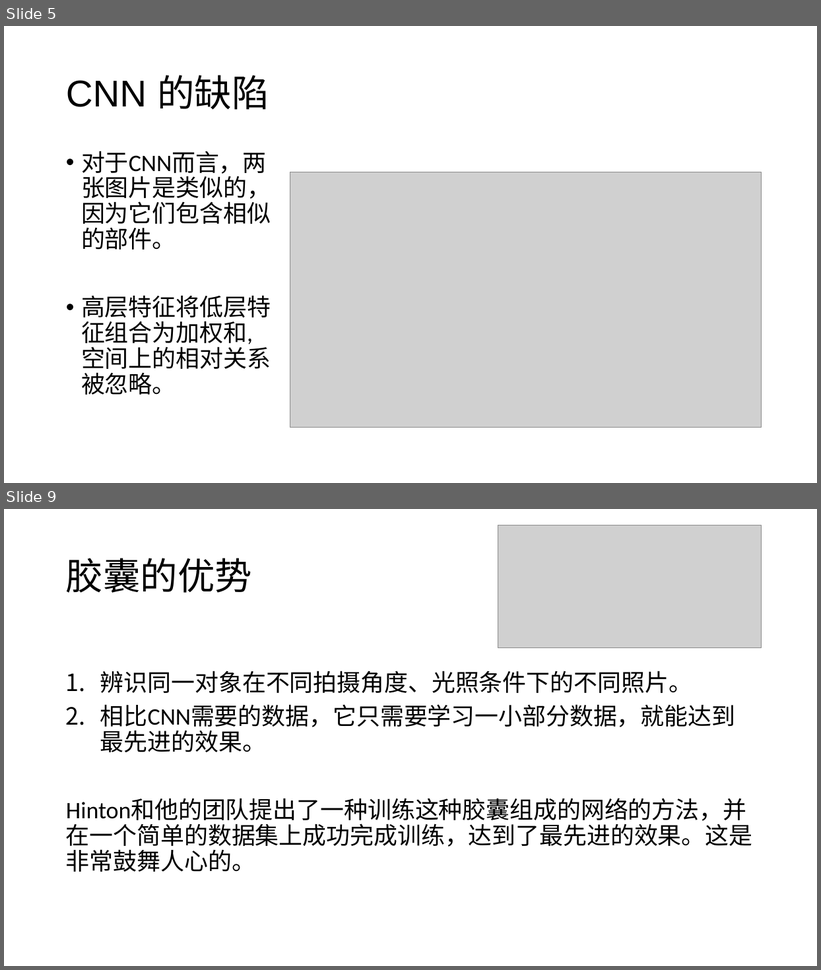
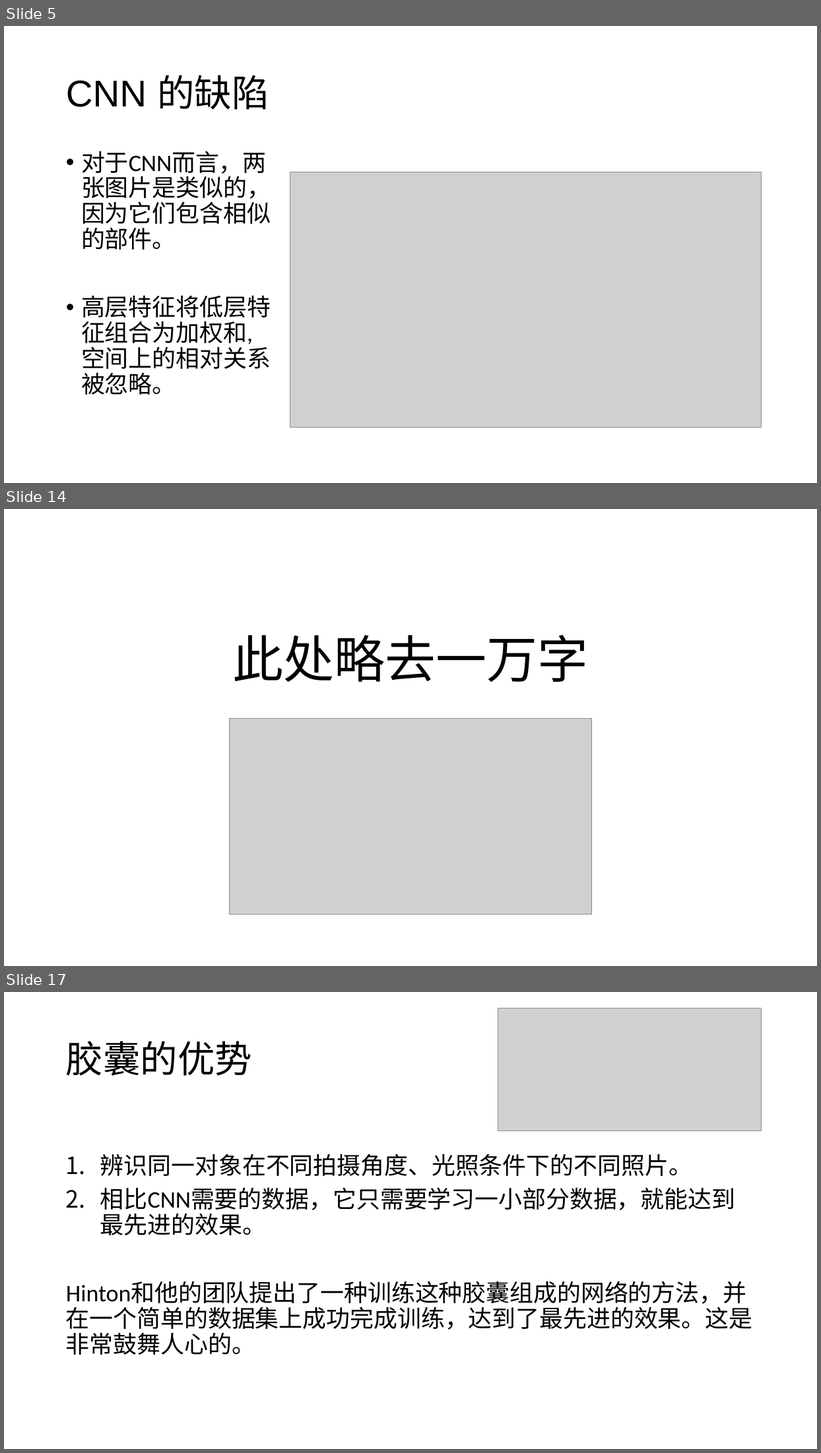
Before and after one commit to foamliu/Learning-DL, a slide deck: capsnet/CapsNet.pptx. Shown one above the other, each under a label of ours: slides 5 and 9 before the commit, slides 5, 14 and 17 after it; the slides between them are not shown. The pictures are 821x970 and 821x1453 pixels, drawn with LibreOffice and Linux fonts; fonts in the diff are those of the drawing; grey boxes stand for pictures. Boxes give left, top, right and bottom in pixels: in the first picture for what was removed or moved away, otherwise in the second. Text is boxed around its words. In the diff, an @@ line names an element or a change of style, - is before the commit and + after.

```diff
--- a/capsnet/CapsNet.pptx
+++ b/capsnet/CapsNet.pptx
@@ slide 14 added at (4, 509, 817, 966), background #FFFFFF @@
@@ title added at (232, 635, 588, 682), 60 pt, text #000000 @@
+此处略去一万字
@@ picture added at (229, 718, 592, 915) @@
@@ what was slide 9 is now slide 17 @@
```
Also in this commit, not shown: 5 slides changed, 9 other slides added, 2 slides removed, 1 other file.
